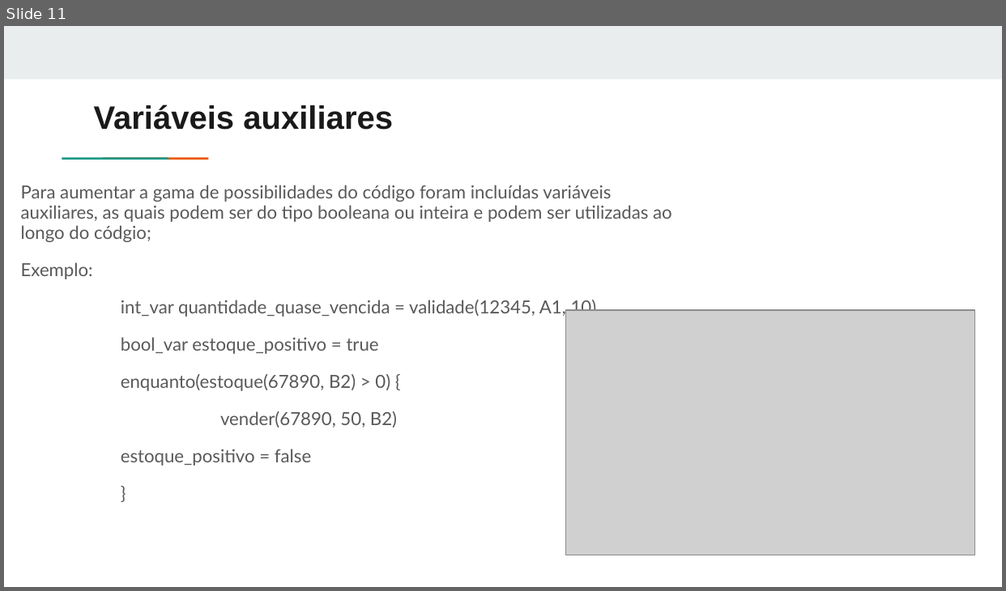
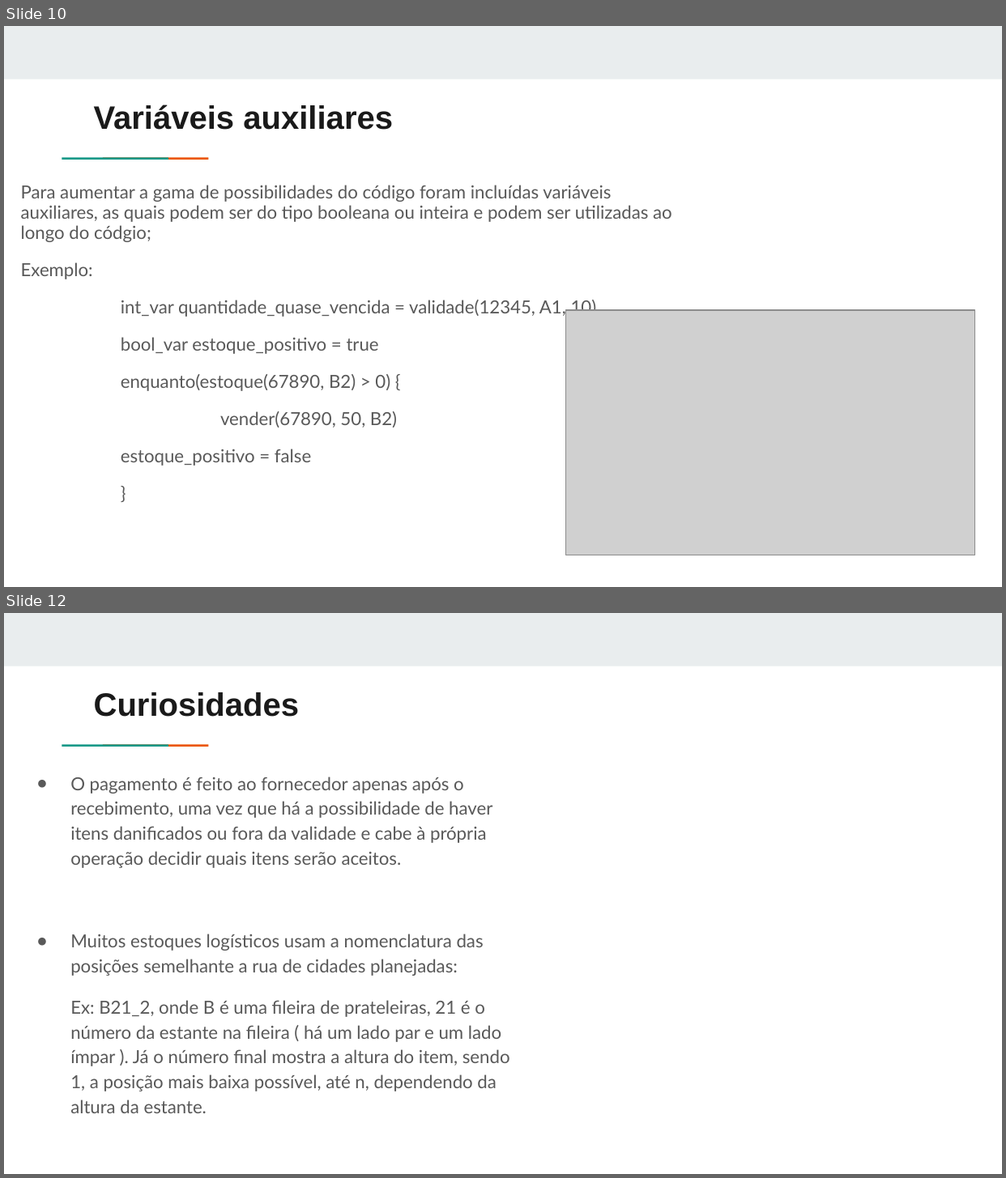
Before and after one commit to devluisrodrigues/projetologcomp, a slide deck: Linguagem de controle de estoque.pptx. Shown one above the other, each under a label of ours: slide 11 before the commit, slides 10 and 12 after it; the slides between them are not shown. The pictures are 1006x591 and 1006x1178 pixels, drawn with LibreOffice and Linux fonts; fonts in the diff are those of the drawing; grey boxes stand for pictures. Boxes give left, top, right and bottom in pixels: in the first picture for what was removed or moved away, otherwise in the second. Text is boxed around its words. In the diff, an @@ line names an element or a change of style, - is before the commit and + after.

```diff
--- a/Linguagem de controle de estoque.pptx
+++ b/Linguagem de controle de estoque.pptx
@@ slide 12 added at (x1=4, y1=613, x2=1002, y2=1174), background #FFFFFF; not listed: 3 template elements that a slide beside it also shows @@
@@ title added at (x1=94, y1=692, x2=300, y2=717), 23.4 pt, text #1A1A1A, bold @@
+Curiosidades
@@ text added at (x1=70, y1=777, x2=510, y2=1114), 13 pt, text #595959 @@
+● O pagamento é feito ao fornecedor apenas após o recebimento, uma vez que há a possibilidade de haver itens danificados ou fora da validade e cabe à própria operação decidir quais itens serão aceitos.
+● Muitos estoques logísticos usam a nomenclatura das posições semelhante a rua de cidades planejadas:
+Ex: B21_2, onde B é uma fileira de prateleiras, 21 é o número da estante na fileira ( há um lado par e um lado ímpar ). Já o número final mostra a altura do item, sendo 1, a posição mais baixa possível, até n, dependendo da altura da estante.
@@ what was slide 11 is now slide 10 @@
```
Also in this commit, not shown: 2 slides changed, 1 slide removed, 5 other files.
